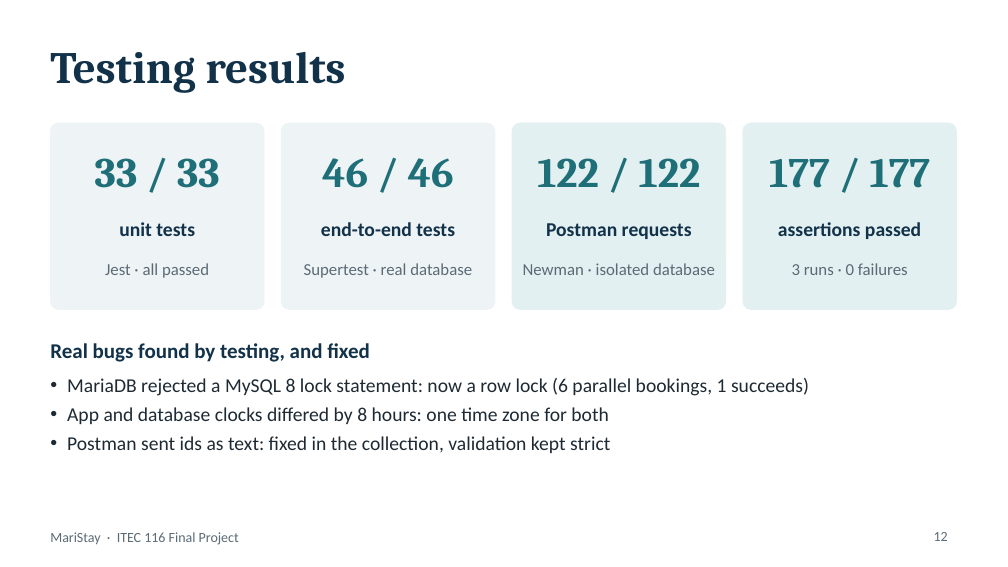
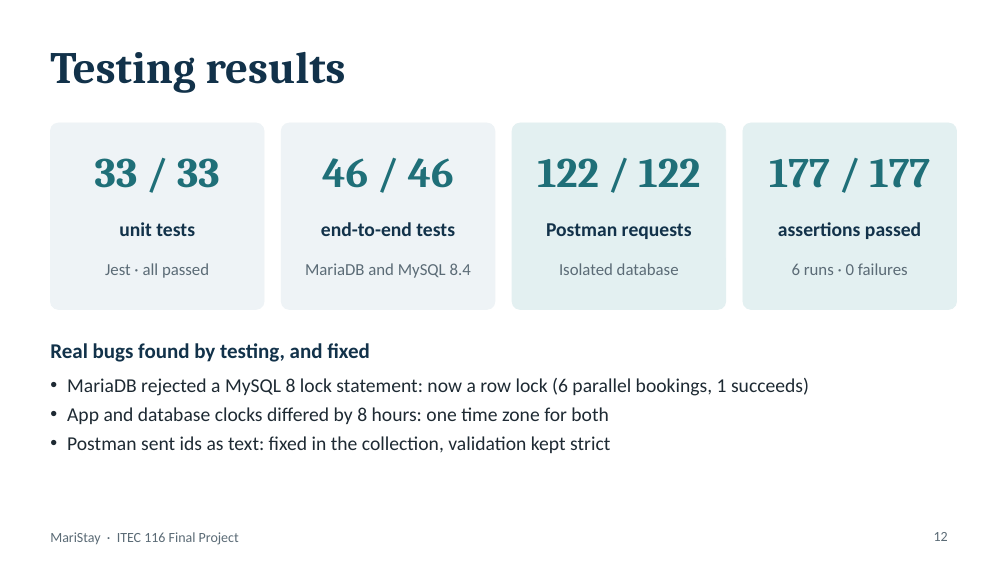
Before and after one commit to reyesgeero001/Maristay, a slide deck: slide 12 of docs/MariStay_Presentation.pptx. Drawn at 1008x567 pixels with LibreOffice and Linux fonts; fonts in the diff are those of the drawing. Boxes give left, top, right and bottom in pixels: in the first picture for what was removed or moved away, otherwise in the second. Text is boxed around its words. In the diff, an @@ line names an element or a change of style, - is before the commit and + after.

```diff
--- a/docs/MariStay_Presentation.pptx
+++ b/docs/MariStay_Presentation.pptx
@@ text at (305,263,471,278): text changed @@
-Supertest · real database
+MariaDB and MySQL 8.4
@@ text at (559,263,679,275): text changed @@
-Newman · isolated database
+Isolated database
@@ text at (792,263,908,275): text changed @@
-3 runs · 0 failures
+6 runs · 0 failures
```
Also in this commit, not shown: 2 other slides changed, 1 slide added, 2 other files.
